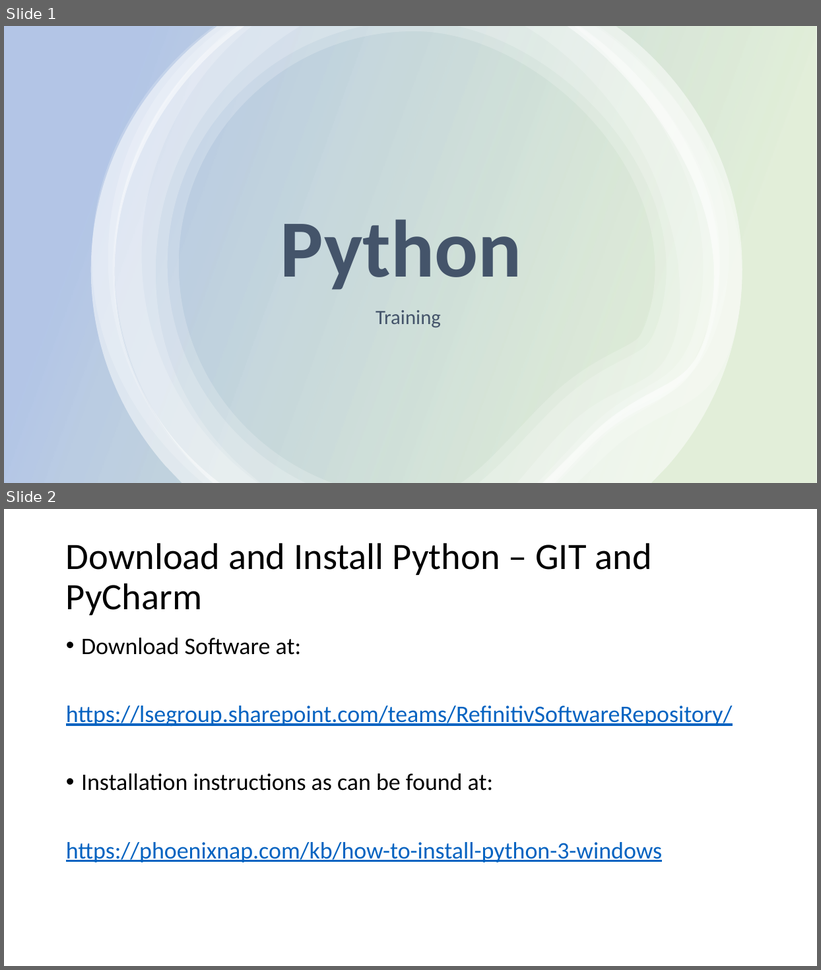
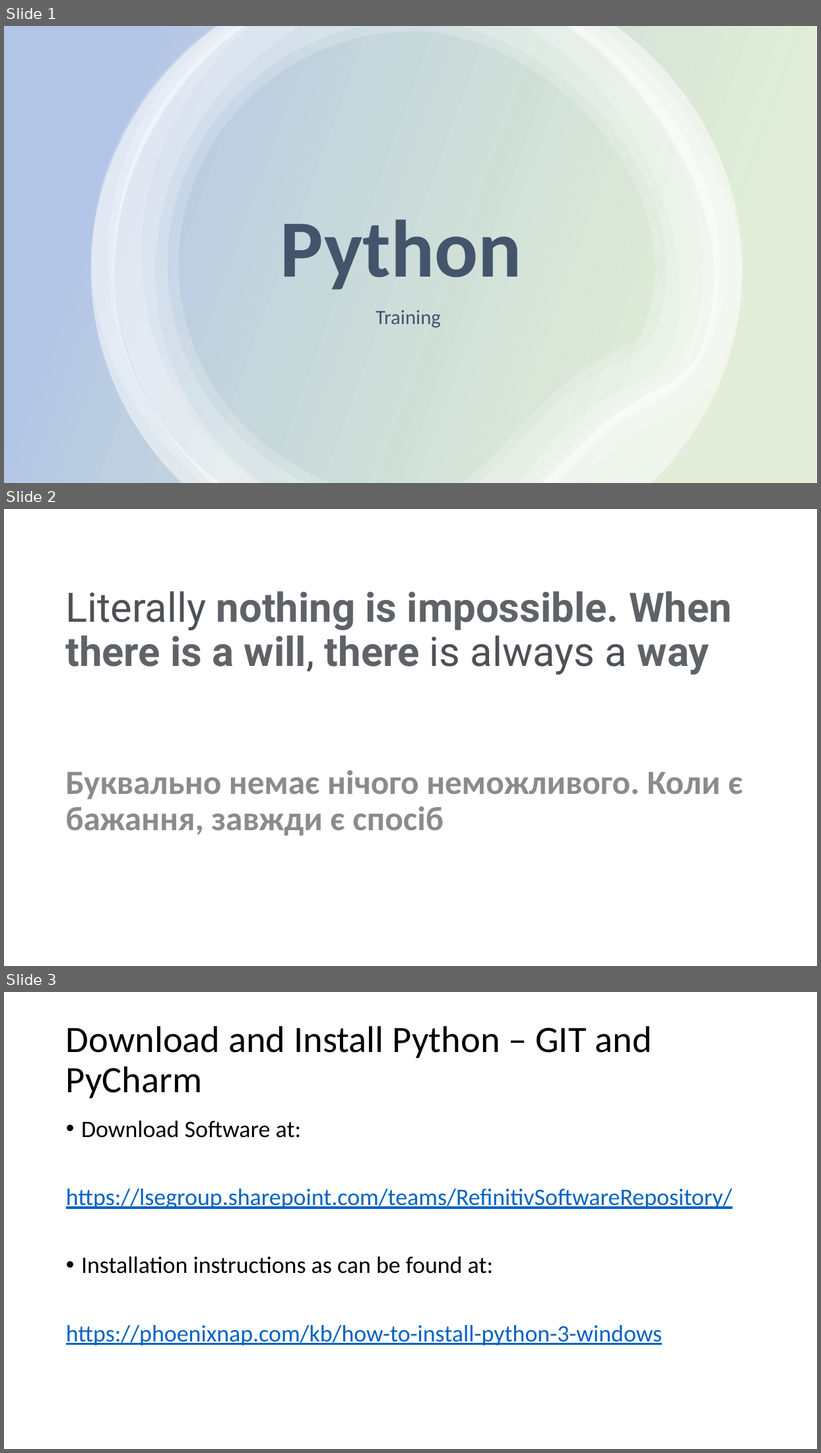
Before and after one commit to mmoro75/TrainingPython, a slide deck: Python_Training_XXXXXX_V1.pptx. Shown one above the other, each under a label of ours: slides 1 and 2 before the commit, slides 1, 2 and 3 after it. The pictures are 821x970 and 821x1453 pixels, drawn with LibreOffice and Linux fonts; fonts in the diff are those of the drawing. Boxes give left, top, right and bottom in pixels: in the first picture for what was removed or moved away, otherwise in the second. Text is boxed around its words. In the diff, an @@ line names an element or a change of style, - is before the commit and + after.

Commit message:
presentaation page 2 added

```diff
--- a/Python_Training_XXXXXX_V1.pptx
+++ b/Python_Training_XXXXXX_V1.pptx
@@ slide 2 added at [4, 509, 817, 966], background #FFFFFF @@
@@ title added at [65, 591, 732, 675], 48 pt, text #5F6368, bold @@
+Literally nothing is impossible. When there is a will, there is always a way
@@ text added at [65, 770, 743, 836], 40 pt, text #8C8C8C, bold @@
+Буквально немає нічого неможливого. Коли є бажання, завжди є спосіб
@@ what was slide 2 is now slide 3 @@
```
